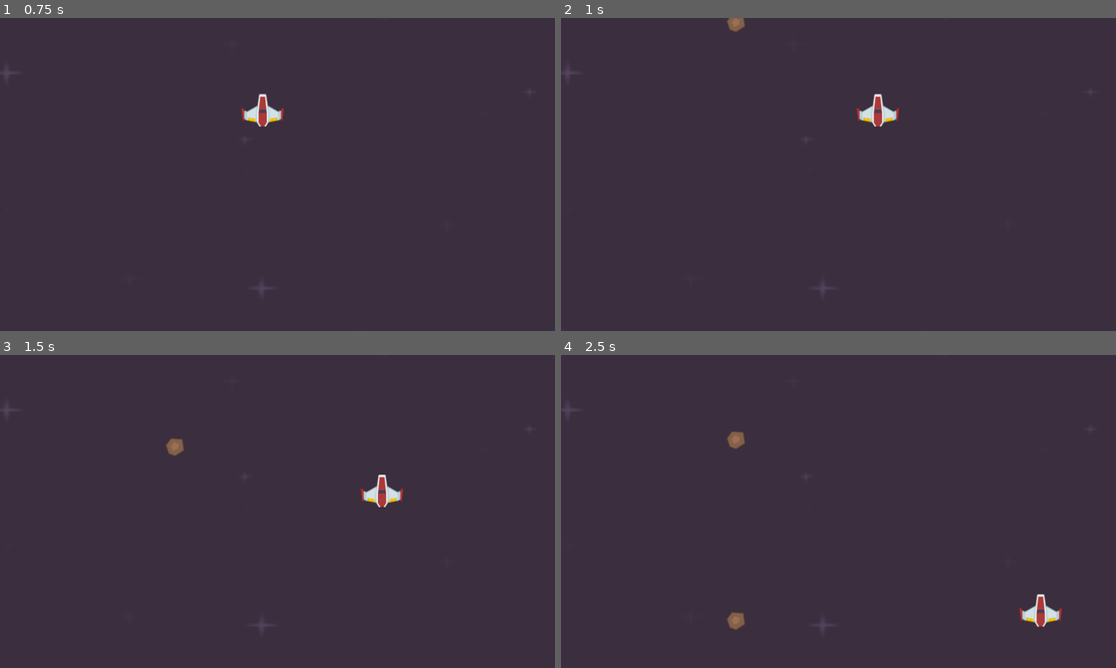
Above: before the commit, frames 1-4 (two rows, left to right).
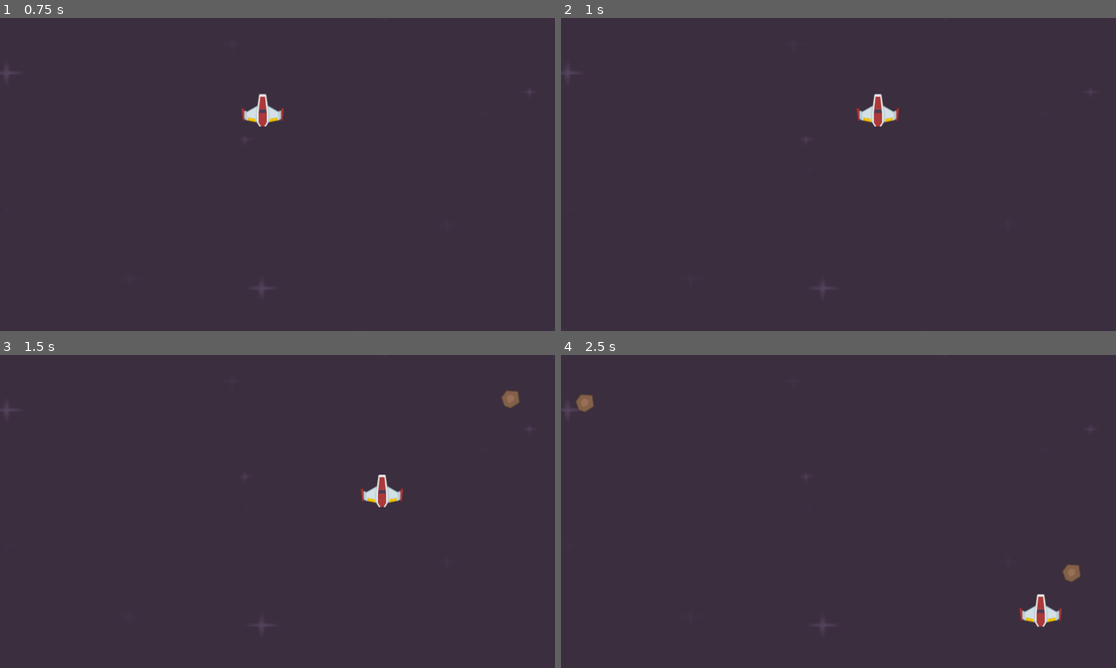
Above: after the commit, the same moments.

Repository: Yrthgze/GodotCrashCourese
Game: Godot game, scene res://Scenes/level.tscn
The game is run twice, just before and just after one commit, with the same random seed, the same clock (stepped at 60 frames per second) and the same inputs.
Inputs:
- Up to frame 1 (0.75 s): tap Enter at 0.5 s; hold Right (right) from 0.53 s (still down)
- Up to frame 2 (1 s): keep holding Right (right)
- Up to frame 3 (1.5 s): release Right (right) at 1.28 s; hold Down (down) from 1.28 s (still down)
- Up to frame 4 (2.5 s): release Down (down) at 2.03 s; hold Right (right) from 2.03 s (still down)

Frame 1 is identical in both runs. In frame 2, 0.1% of the frame differs, in the area x 29-34%, y 0-5%; in frame 3, 0.3%; in frame 4, 0.6%, in the area x 2-94%, y 12-88%.

Commit message:
[BugMeteorInstanceXOffset]: The meteor container scene had an offset. Reset it.

Diff:
--- a/CrashCourse#1/Scenes/level.tscn
+++ b/CrashCourse#1/Scenes/level.tscn
@@ -25,7 +25,6 @@
 position = Vector2(505, 213)
 
 [node name="Meteors" type="Node2D" parent="."]
-position = Vector2(403, 126)
 
 [node name="Borders" type="Node2D" parent="."]
 position = Vector2(1318, 360)
--- a/CrashCourse#1/Scenes/meteor.gd
+++ b/CrashCourse#1/Scenes/meteor.gd
@@ -5,10 +5,10 @@
 	var rng: RandomNumberGenerator = RandomNumberGenerator.new()
 	var width = get_viewport().get_visible_rect().size[0]
 
-	var random_x = 0# rng.randi_range(30, width-30)
-	print(random_x)
+	var random_x = rng.randi_range(0, width)
 	var random_y = rng.randi_range(-150, -50)
 	position = Vector2(random_x, random_y)
+	print(position)
 
 func _process(delta):
 	position += Vector2(0, 1) * 400 * delta
